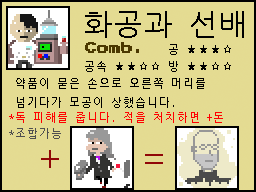
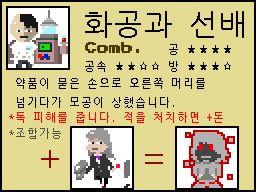
Two versions of the same layered image (256x192). Layer-by-layer changes:
added layer "레이어 14" above "레이어 10" over [177, 128, 237, 188]
renamed "공 ★★★☆" to "공 ★★★★", painted on it over [225, 47, 230, 53]
renamed "공속 ★★☆☆ 방 ★★☆☆" to "공속 ★★☆☆ 방 ★★★☆", painted on it over [213, 64, 218, 70]
